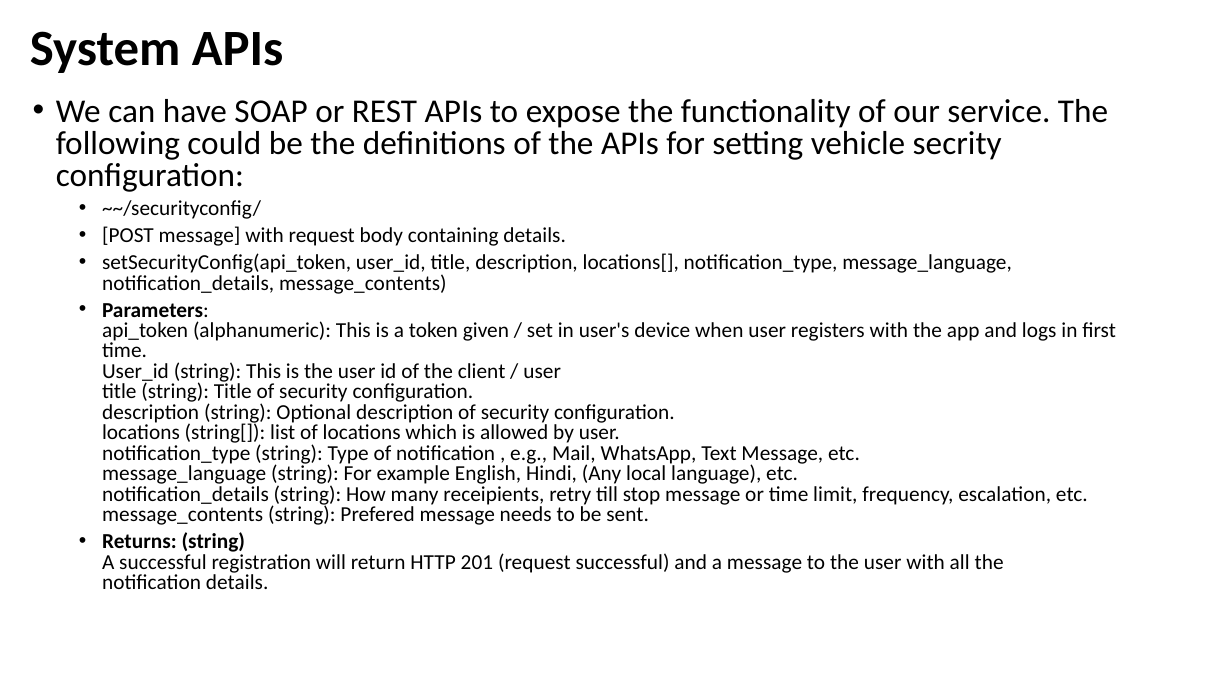
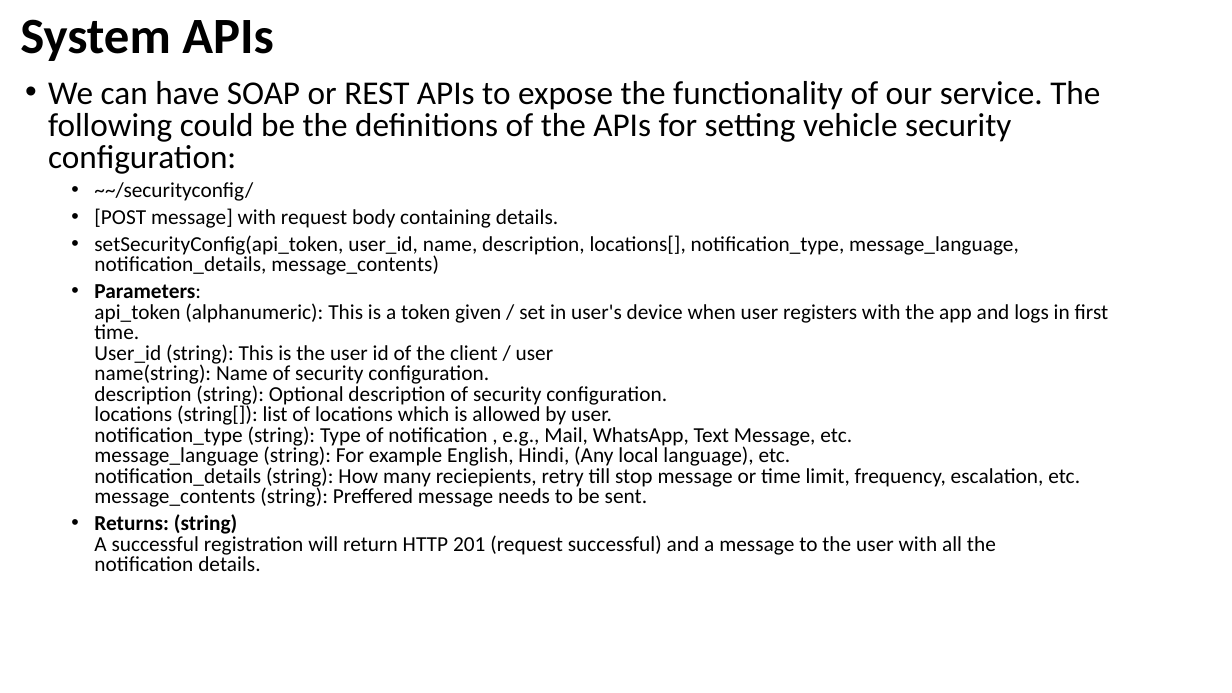
Before and after one commit to debashismohanty/crud, a slide deck: slide 5 of Presentation RMCH Unit.pptx. Drawn at 1232x693 pixels with LibreOffice and Linux fonts; fonts in the diff are those of the drawing. Boxes give left, top, right and bottom in pixels: in the first picture for what was removed or moved away, otherwise in the second. Text is boxed around its words. In the diff, an @@ line names an element or a change of style, - is before the commit and + after.

```diff
--- a/Presentation RMCH Unit.pptx
+++ b/Presentation RMCH Unit.pptx
@@ title "System APIs" moved from (x1=30, y1=31, x2=284, y2=73) to (x1=20, y1=19, x2=274, y2=61) @@
@@ text "We can have SOAP or ..." moved from (x1=56, y1=99, x2=1116, y2=589) to (x1=48, y1=81, x2=1109, y2=571) @@
@@ text at (x1=48, y1=81, x2=1100, y2=174): text changed @@
-• We can have SOAP or REST APIs to expose the functionality of our service. The following could be the definitions of the APIs for setting vehicle secrity configuration:
+• We can have SOAP or REST APIs to expose the functionality of our service. The following could be the definitions of the APIs for setting vehicle security configuration:
@@ text at (x1=94, y1=235, x2=1109, y2=507): text changed @@
-  • setSecurityConfig(api_token, user_id, title, description, locations[], notification_type, message_language, notification_details, message_contents)
-  • Parameters:
-    api_token (alphanumeric): This is a token given / set in user's device when user registers with the app and logs in first time.
-    User_id (string): This is the user id of the client / user
-    title (string): Title of security configuration.
-    description (string): Optional description of security configuration.
-    locations (string[]): list of locations which is allowed by user.
-    notification_type (string): Type of notification , e.g., Mail, WhatsApp, Text Message, etc.
-    message_language (string): For example English, Hindi, (Any local language), etc.
-    notification_details (string): How many receipients, retry till stop message or time limit, frequency, escalation, etc.
-    message_contents (string): Prefered message needs to be sent.
+  • setSecurityConfig(api_token, user_id, name, description, locations[], notification_type, message_language, notification_details, message_contents)
+  • Parameters:
+    api_token (alphanumeric): This is a token given / set in user's device when user registers with the app and logs in first time.
+    User_id (string): This is the user id of the client / user
+    name(string): Name of security configuration.
+    description (string): Optional description of security configuration.
+    locations (string[]): list of locations which is allowed by user.
+    notification_type (string): Type of notification , e.g., Mail, WhatsApp, Text Message, etc.
+    message_language (string): For example English, Hindi, (Any local language), etc.
+    notification_details (string): How many reciepients, retry till stop message or time limit, frequency, escalation, etc.
+    message_contents (string): Preffered message needs to be sent.
```
Also in this commit, not shown: 8 other slides changed, 4 slides added.
